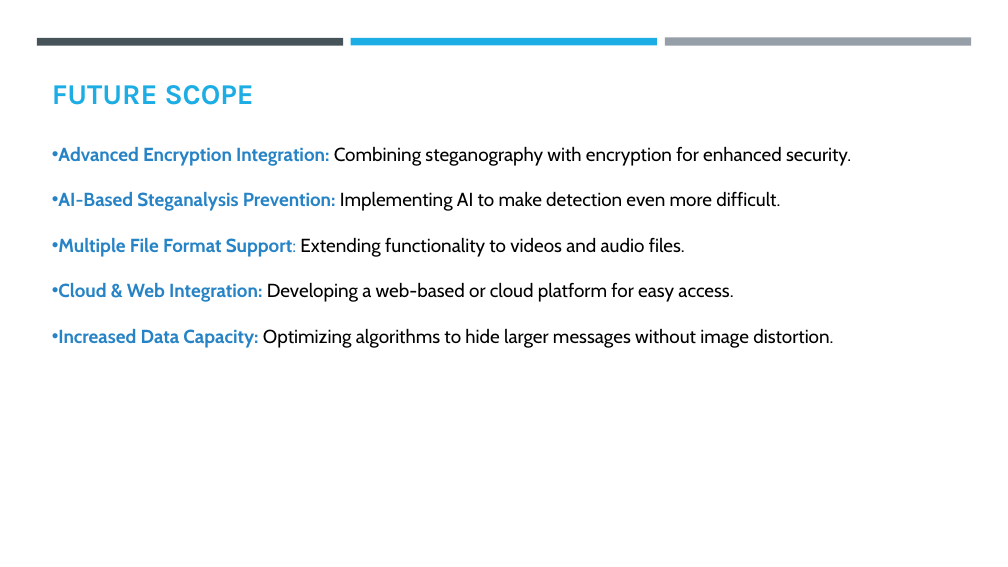
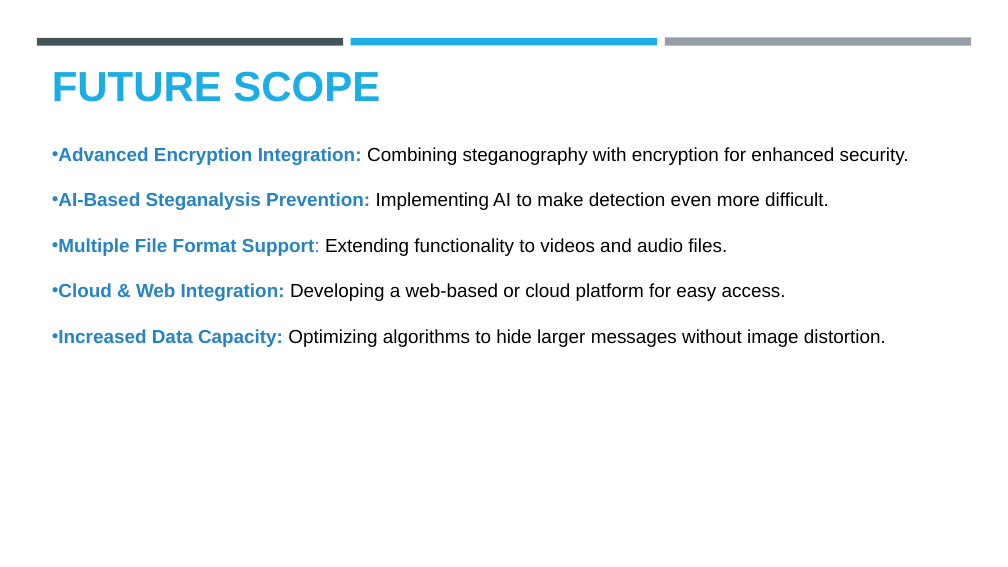
Before and after one commit to Misba810/aictesteganography, a slide deck: slide 10 of Project ppt.pptx. Drawn at 1008x567 pixels with LibreOffice and Linux fonts; fonts in the diff are those of the drawing; background and template pictures are left out. Boxes give left, top, right and bottom in pixels: in the first picture for what was removed or moved away, otherwise in the second. Text is boxed around its words. In the diff, an @@ line names an element or a change of style, - is before the commit and + after.

```diff
--- a/Project ppt.pptx
+++ b/Project ppt.pptx
@@ text "FUTURE SCOPE" at [52,71,380,102]: size 27.3 to 40 pt, font Karla to Arial @@
@@ text "Advanced Encryption Integration: Combining steganography ..." at [58,147,909,347]: font Cabin to Arial @@
```
Also in this commit, not shown: 7 other slides changed.
